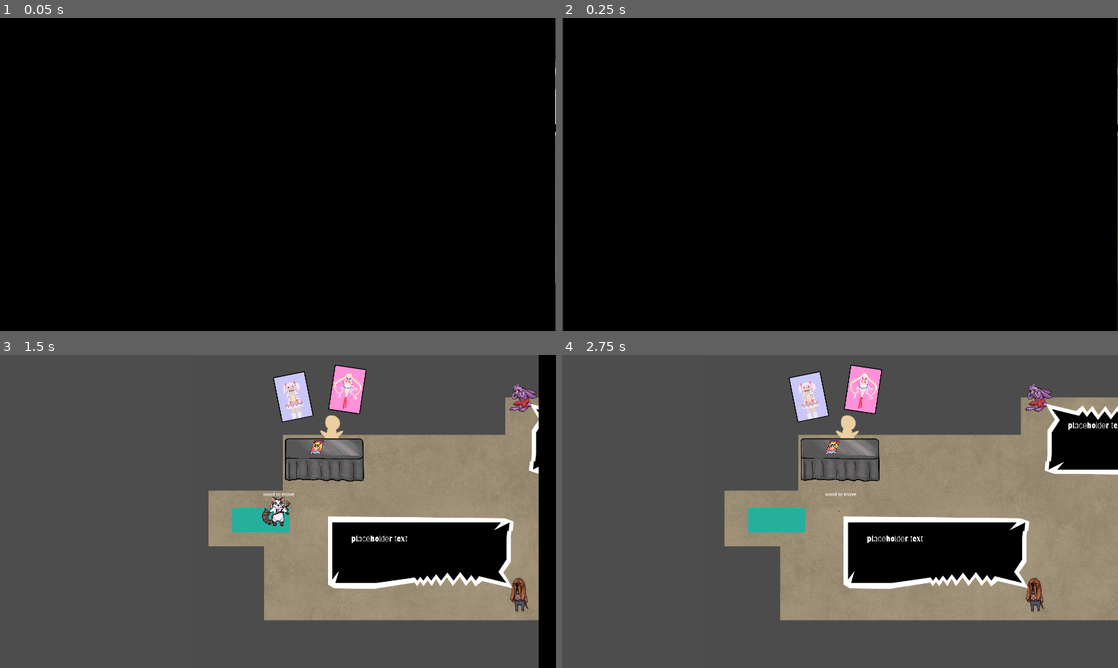
Above: before the commit, frames 1-4 (two rows, left to right).
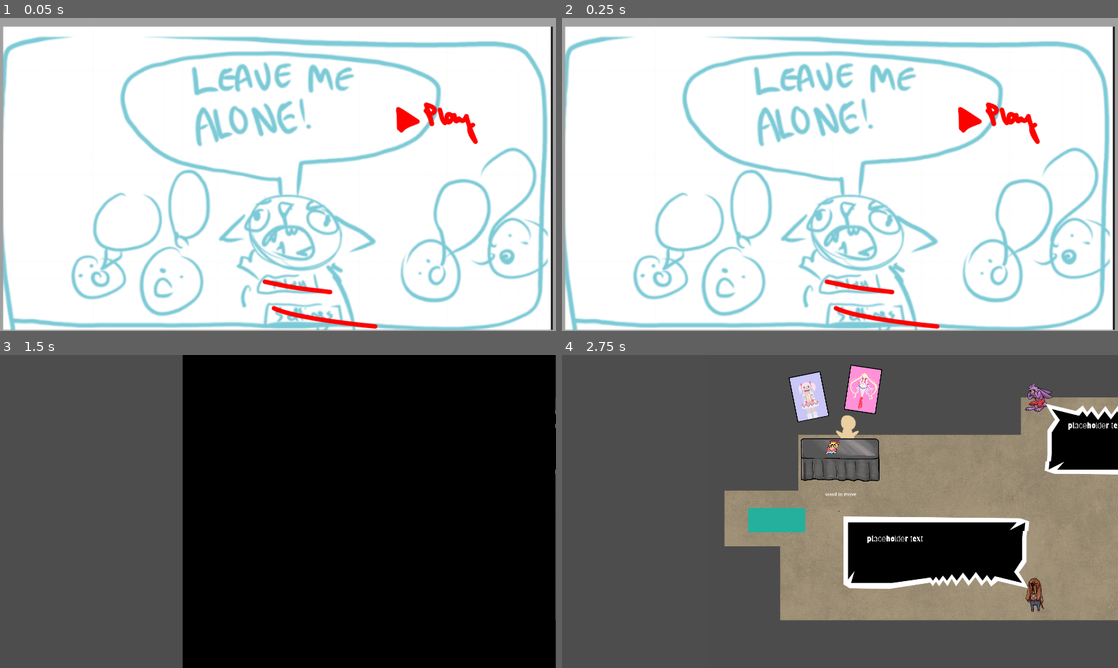
Above: after the commit, the same moments.

Repository: Limeyuzu/power-up-jam-2026
Game: Godot game, scene res://Scenes/start_screen.tscn
Two runs of this game, one before a commit and one after it. Both use one fixed random seed, a clock stepped at 60 frames per second and the inputs below. Before the commit the project starts from res://Scenes/MovementTest.tscn.
Inputs (mouse positions are in pixels of both pictures, inside the frame that each line leads up to):
- Up to frame 1 (0.05 s): no input
- Up to frame 2 (0.25 s): no input
- Up to frame 3 (1.5 s): click (439, 455) at 0.52 s; tap Enter (ui_accept) at 1.25 s; move the mouse to (400, 495) at 1.27 s; hold Right (ui_right) from 1.28 s (still down); tap Space at 1.35 s; click (400, 495) at 1.42 s
- Up to frame 4 (2.75 s): tap Enter (ui_accept) at 1.52 s; release Right (ui_right) at 2 s; drag from (728, 527) to (934, 552) at 2.02 s

The runs differ from the first frame. In frame 1, 100% of the frame differs, in the area x 0-100%, y 0-100%; in frame 2, 100%; in frame 3, 58%; in frame 4, nothing differs.

Commit message:
add start screen

Diff:
--- /dev/null
+++ b/Scenes/start_screen.tscn
@@ -0,0 +1,42 @@
+[gd_scene format=3 uid="uid://bvar0gl6b5md7"]
+
+[ext_resource type="Script" uid="uid://c1ohfnyvknl7u" path="res://Scripts/GameManager.gd" id="1_60ddj"]
+[ext_resource type="PackedScene" uid="uid://d0iu7jtbmhpn3" path="res://Scenes/level_1.tscn" id="2_5e717"]
+[ext_resource type="Texture2D" uid="uid://c811wmpj52xwh" path="res://sprites/start-screen.png" id="2_60ddj"]
+
+[sub_resource type="InputEventKey" id="InputEventKey_60ddj"]
+device = -1
+keycode = 4194309
+
+[sub_resource type="Shortcut" id="Shortcut_60ddj"]
+events = [SubResource("InputEventKey_60ddj")]
+
+[node name="StartScreen" type="Control" unique_id=1801059902]
+layout_mode = 3
+anchors_preset = 15
+anchor_right = 1.0
+anchor_bottom = 1.0
+grow_horizontal = 2
+grow_vertical = 2
+script = ExtResource("1_60ddj")
+target_level = ExtResource("2_5e717")
+
+[node name="TextureRect" type="TextureRect" parent="." unique_id=1955940068]
+layout_mode = 1
+anchors_preset = 15
+anchor_right = 1.0
+anchor_bottom = 1.0
+grow_horizontal = 2
+grow_vertical = 2
+texture = ExtResource("2_60ddj")
+
+[node name="TextureButton" type="TextureButton" parent="." unique_id=1884634642]
+layout_mode = 0
+offset_left = 1366.0
+offset_top = 284.0
+offset_right = 1406.0
+offset_bottom = 324.0
+scale = Vector2(7.2732697, 3.2322342)
+shortcut = SubResource("Shortcut_60ddj")
+
+[connection signal="pressed" from="TextureButton" to="." method="goto_next_level"]
--- a/Scripts/GameManager.gd
+++ b/Scripts/GameManager.gd
@@ -1,4 +1,4 @@
-extends Node2D
+extends Node
 
 @export var target_level : PackedScene
 
--- a/project.godot
+++ b/project.godot
@@ -11,7 +11,7 @@
 [application]
 
 config/name="Convo-dodger"
-run/main_scene="uid://d0iu7jtbmhpn3"
+run/main_scene="uid://bvar0gl6b5md7"
 config/features=PackedStringArray("4.7", "Forward Plus")
 config/icon="res://icon.svg"
 run/name="Convo dodger"
Renamed: Scenes/MovementTest.tscn -> Scenes/level_1.tscn
Binary file added: sprites/start-screen.png
Not shown, added: sprites/start-screen.png.import
